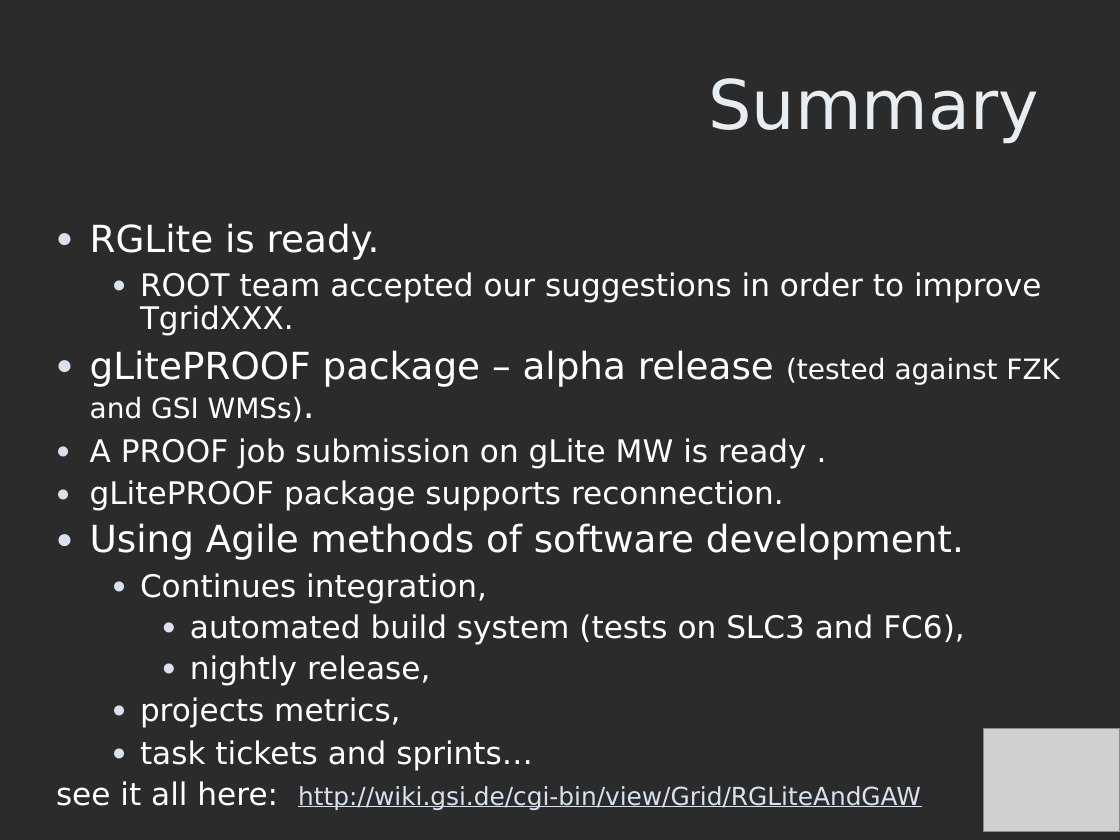
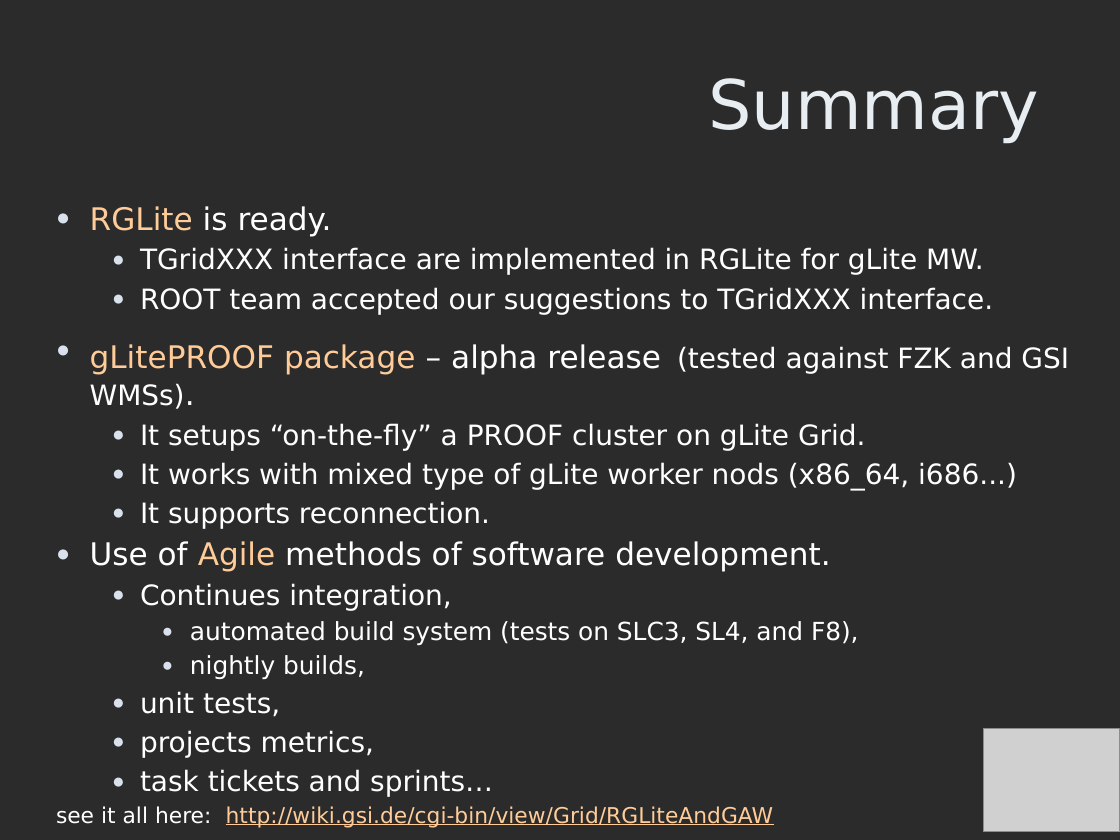
Before and after one commit to AnarManafov/PoDDocumentation, a slide deck: slide 13 of PROOF-Workshop/2007-Nov/PROOF-Workshop-2007-RGLite_gLitePROOF-GSI.ppt. Drawn at 1120x840 pixels with LibreOffice and Linux fonts; fonts in the diff are those of the drawing; grey boxes stand for pictures; background and template pictures are left out; a plain dark background stands for a picture behind light text. Boxes give left, top, right and bottom in pixels: in the first picture for what was removed or moved away, otherwise in the second. Text is boxed around its words. In the diff, an @@ line names an element or a change of style, - is before the commit and + after.

```diff
--- a/PROOF-Workshop/2007-Nov/PROOF-Workshop-2007-RGLite_gLitePROOF-GSI.ppt
+++ b/PROOF-Workshop/2007-Nov/PROOF-Workshop-2007-RGLite_gLitePROOF-GSI.ppt
@@ text "RGLite is ready.": place and size @@
-text "RGLite is ready." at (56,223,1060,810)
+text "RGLite is ready." at (56,206,1069,828)
@@ text at (56,206,1069,828): size 24 to 20 pt in "RGLite is ready.", "gLitePROOF package – alpha release WMSs)."; text colour #FFFFFF to #FFCC99 in "RGLite", "gLitePROOF package"; size 20 to 18 pt in "Continues integration,", "projects metrics,", "task tickets and sprints…"; size 20 to 14 pt in "see it all here:"; size 16 to 14 pt, text colour #D8E1EC to #FFCC99 in "http://wiki.gsi.de/cgi-bin/view/Grid/RGLiteAndGAW" @@
@@ text at (140,247,994,315): text changed; size 20 to 18 pt @@
-    ● ROOT team accepted our suggestions in order to improve TgridXXX.
+    ● TGridXXX interface are implemented in RGLite for gLite MW.
+    ● ROOT team accepted our suggestions to TGridXXX interface.
@@ text at (90,423,1017,571): text changed; size 20 to 18 pt @@
-  ● A PROOF job submission on gLite MW is ready .
-  ● gLitePROOF package supports reconnection.
-  ● Using Agile methods of software development.
+    ● It setups “on-the-fly” a PROOF cluster on gLite Grid.
+    ● It works with mixed type of gLite worker nods (x86_64, i686...)
+    ● It supports reconnection.
+  ● Use of Agile methods of software development.
@@ text at (140,621,859,717): text changed; size 20 to 16 pt @@
-      ● automated build system (tests on SLC3 and FC6),
-      ● nightly release,
+      ● automated build system (tests on SLC3, SL4, and F8),
+      ● nightly builds,
+    ● unit tests,
```
Also in this commit, not shown: 2 other slides changed, 1 slide added, 1 slide removed.
